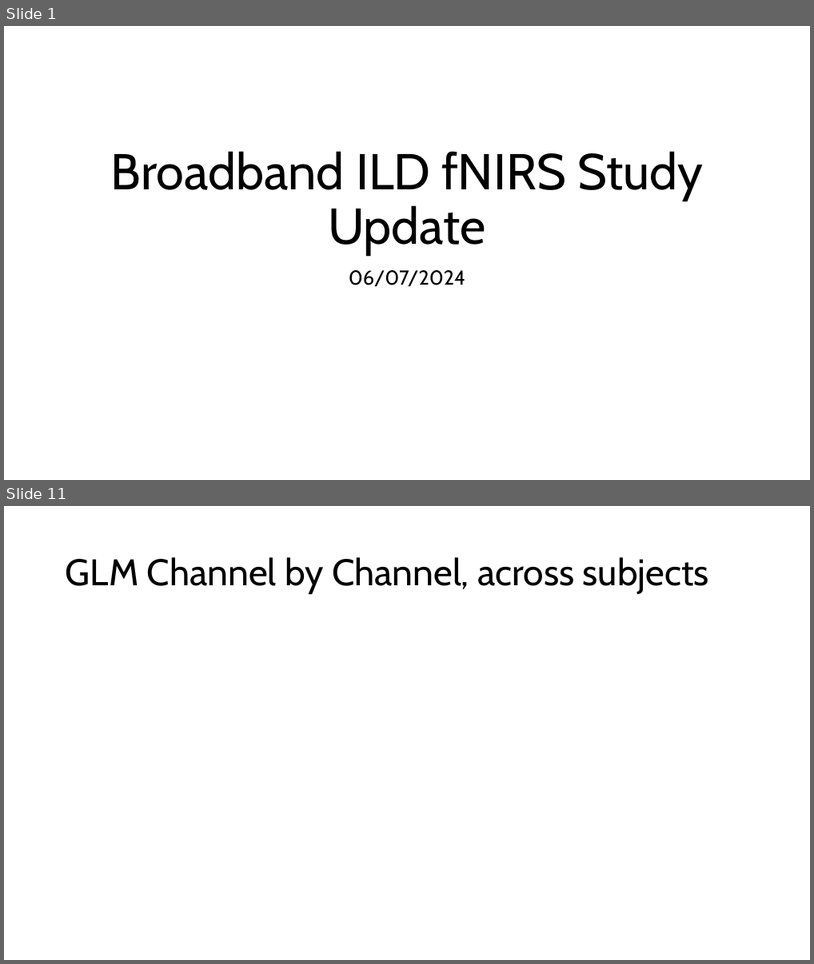
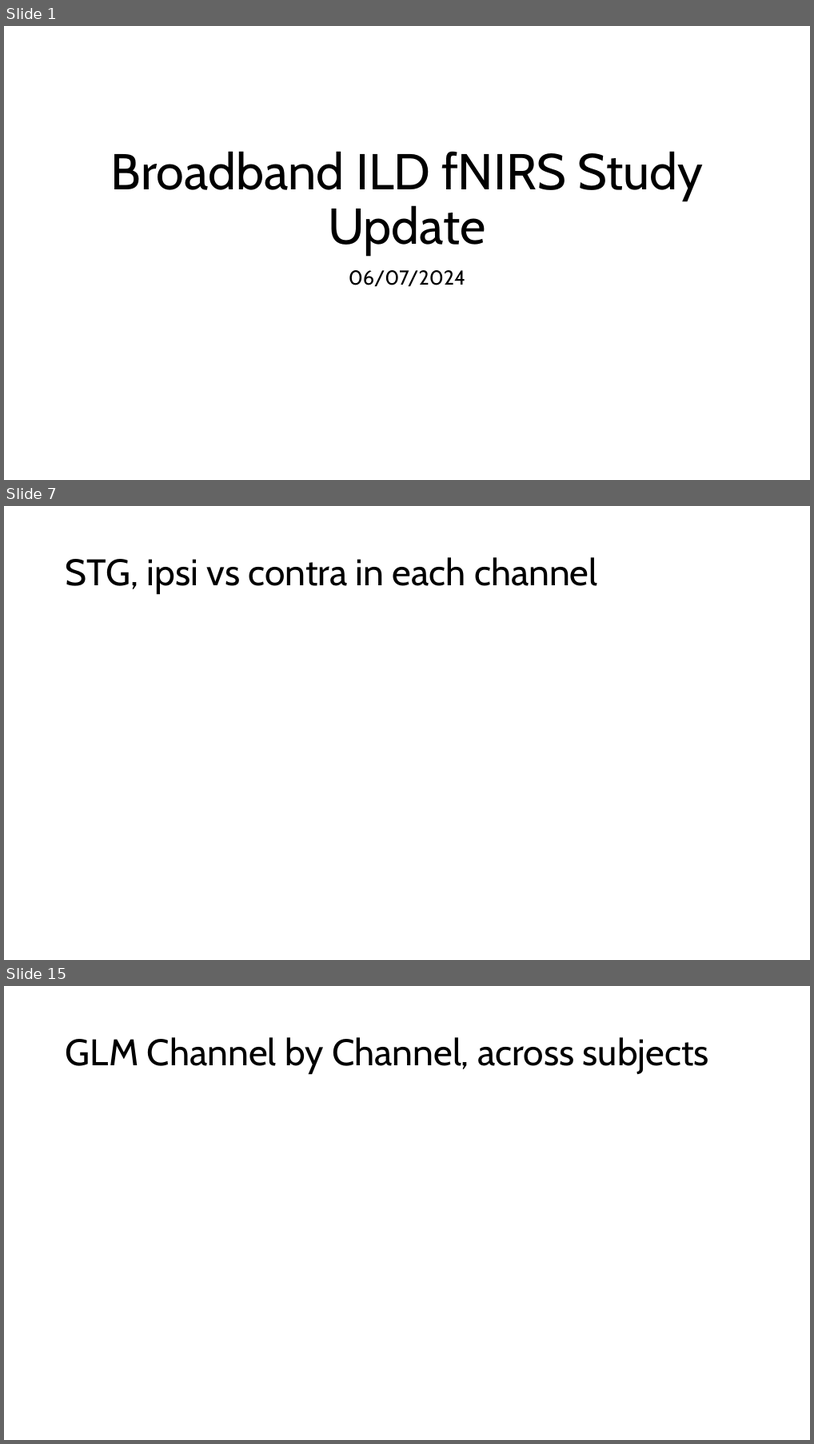
Before and after one commit to brichard28/Broadband-ILD-fNIRS, a slide deck: SRM-NIRS-EEG Update 6-7-2024.pptx. Shown one above the other, each under a label of ours: slides 1 and 11 before the commit, slides 1, 7 and 15 after it; the slides between them are not shown. The pictures are 814x964 and 814x1444 pixels, drawn with LibreOffice and Linux fonts; fonts in the diff are those of the drawing. Boxes give left, top, right and bottom in pixels: in the first picture for what was removed or moved away, otherwise in the second. Text is boxed around its words. In the diff, an @@ line names an element or a change of style, - is before the commit and + after.

Commit message:
plotting by channel

```diff
--- a/SRM-NIRS-EEG Update 6-7-2024.pptx
+++ b/SRM-NIRS-EEG Update 6-7-2024.pptx
@@ slide 7 added at (x1=4, y1=506, x2=810, y2=960), background #FFFFFF @@
@@ title added at (x1=66, y1=557, x2=598, y2=594), 44 pt, text #000000 @@
+STG, ipsi vs contra in each channel
@@ what was slide 11 is now slide 15 @@
```
Also in this commit, not shown: 8 slides changed, 5 other slides added, 1 slide removed, 2 other files.
